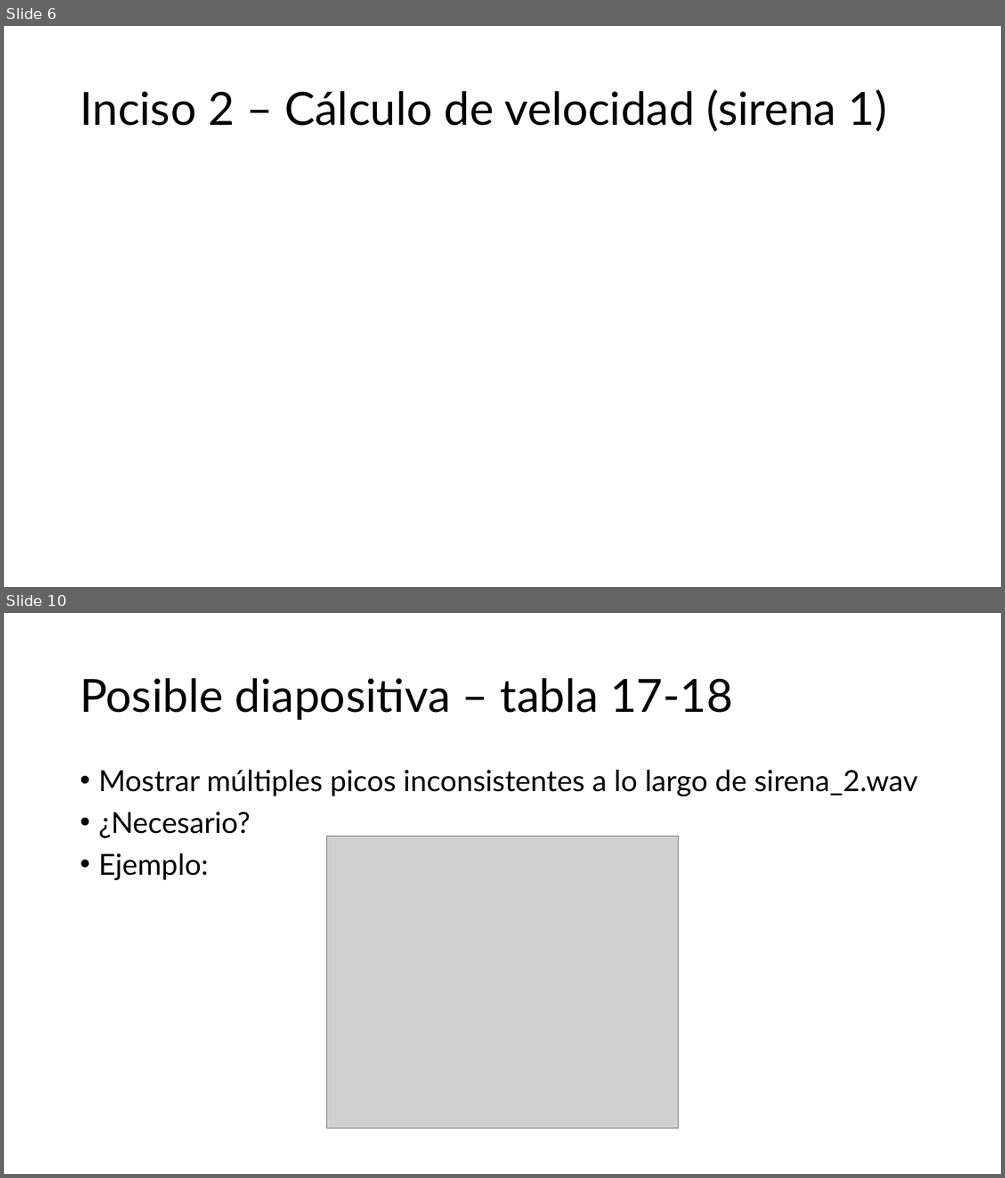
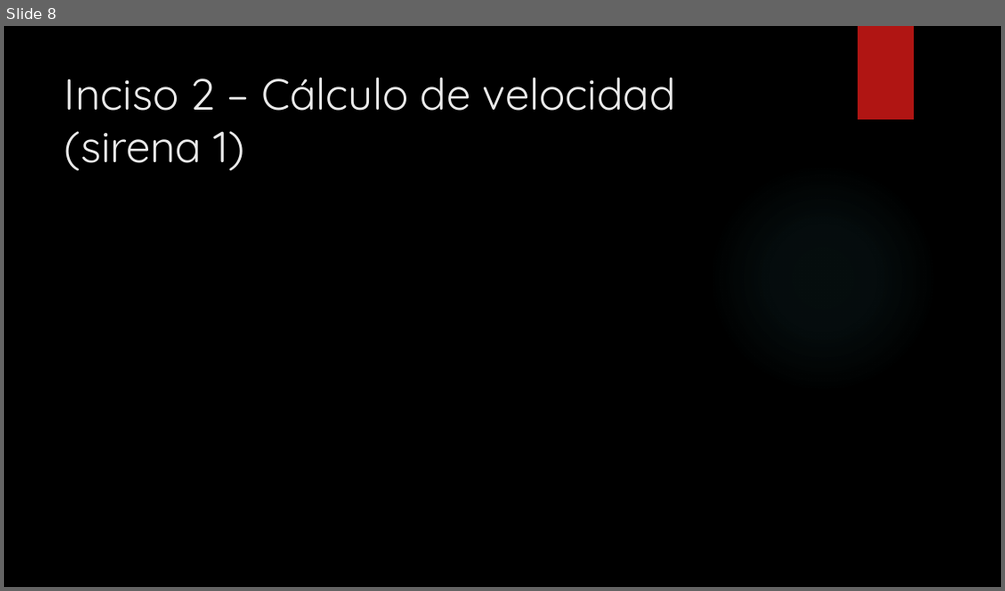
Before and after one commit to pabloDLQ/tp1-analisis-numerico, a slide deck: Presentación/Propuesta TP1 Análisis Numérico.pptx. Shown one above the other, each under a label of ours: slides 6 and 10 before the commit, slide 8 after it; the slides between them are not shown. The pictures are 1005x1178 and 1005x591 pixels, drawn with LibreOffice and Linux fonts; fonts in the diff are those of the drawing; grey boxes stand for pictures; background and template pictures are left out. Boxes give left, top, right and bottom in pixels: in the first picture for what was removed or moved away, otherwise in the second. Text is boxed around its words. In the diff, an @@ line names an element or a change of style, - is before the commit and + after.

Commit message:
Add FFT images, PDFs; remove analizar_item2.py
Replace original siren images with FFT versions, add deliverable and presentation PDFs, and update presentation assets. Changes include: modified Entregable.docx and added Entregable.pdf; removed Imagenes/Sirena1_Original.png and Imagenes/Sirena2_Original.png and added Sirena1_Originalfft.png and Sirena2_Originalfft.png; added Presentación/Guion.docx and Presentación/Guion.pdf; updated Presentación/Propuesta TP1 Análisis Numérico.pptx; and deleted src/analizar_item2.py (obsolete analysis script).

```diff
--- a/Presentación/Propuesta TP1 Análisis Numérico.pptx
+++ b/Presentación/Propuesta TP1 Análisis Numérico.pptx
@@ slide 10 removed at <box>4,613,1001,1174</box>, background #FFFFFF @@
@@ title removed at <box>80,678,733,720</box> @@
-Posible diapositiva – tabla 17-18
@@ text removed at <box>98,770,918,880</box> @@
-• Mostrar múltiples picos inconsistentes a lo largo de sirena_2.wav
-• ¿Necesario?
-• Ejemplo:
@@ picture removed at <box>326,835,679,1128</box> @@
@@ what was slide 6 is now slide 8 @@
@@ slide 8 changed as well @@
@@ background #FFFFFF to picture (left out) @@
@@ rectangle added at <box>858,26,914,119</box>, fill #B01513 @@
@@ title "Inciso 2 – Cálculo de ...": place and size @@
-title "Inciso 2 – Cálculo de ..." at <box>80,89,887,132</box>
+title "Inciso 2 – Cálculo de ..." at <box>65,77,676,171</box>
@@ title "Inciso 2 – Cálculo de ..." at <box>65,77,676,171</box>: size 44 to 42 pt, font Lato to Quicksand, text colour #000000 to #EBEBEB; line spacing 0.9 to 1; vertical alignment middle to top @@
@@ ellipse added at <box>708,163,938,394</box>, fill gradient #50B9C1 @@
```
Also in this commit, not shown: 6 other slides changed, 7 slides added, 5 other slides removed, 9 other files.
